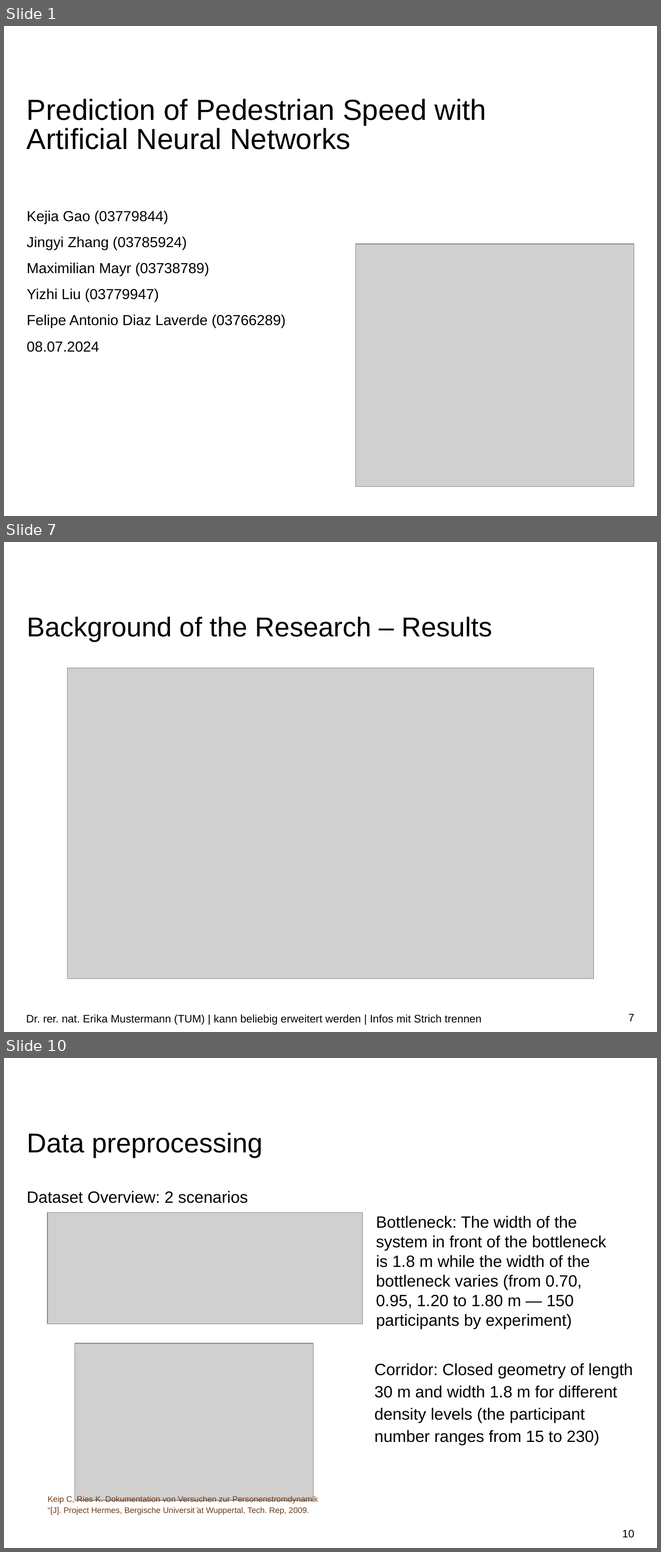
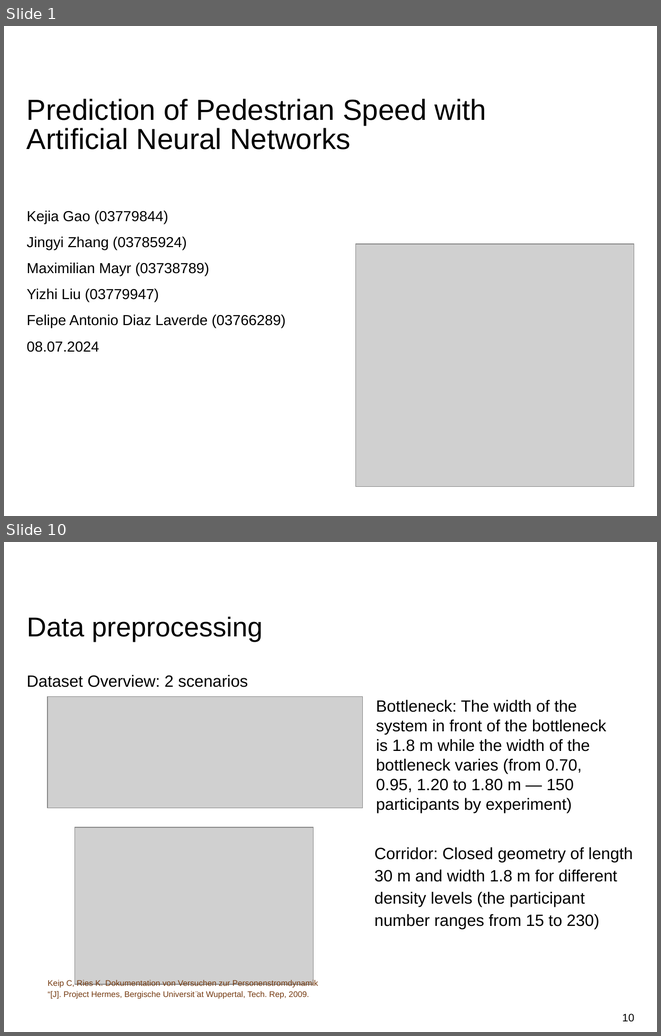
Before and after one commit to jingyi0126/Praktikum_Machine_Learning_in_Crowd_Modelling_and_Simulation, a slide deck: final project/Part_1-2-4.pptx. Shown one above the other, each under a label of ours: slides 1, 7 and 10 before the commit, slides 1 and 10 after it; the slides between them are not shown. The pictures are 661x1552 and 661x1036 pixels, drawn with LibreOffice and Linux fonts; fonts in the diff are those of the drawing; grey boxes stand for pictures; background and template pictures are left out. Boxes give left, top, right and bottom in pixels: in the first picture for what was removed or moved away, otherwise in the second. Text is boxed around its words. In the diff, an @@ line names an element or a change of style, - is before the commit and + after.

```diff
--- a/final project/Part_1-2-4.pptx
+++ b/final project/Part_1-2-4.pptx
@@ slide 7 removed at (x1=4, y1=542, x2=657, y2=1032), background #FFFFFF @@
@@ title removed at (x1=27, y1=616, x2=492, y2=642) @@
-Background of the Research – Results
@@ picture removed at (x1=68, y1=668, x2=593, y2=979) @@
@@ text removed at (x1=26, y1=1014, x2=481, y2=1025) @@
-Dr. rer. nat. Erika Mustermann (TUM) | kann beliebig erweitert werden | Infos mit Strich trennen
@@ page number removed at (x1=628, y1=1014, x2=634, y2=1021) @@
-7
```
Also in this commit, not shown: 4 slides changed, 4 slides added, 3 other slides removed.
